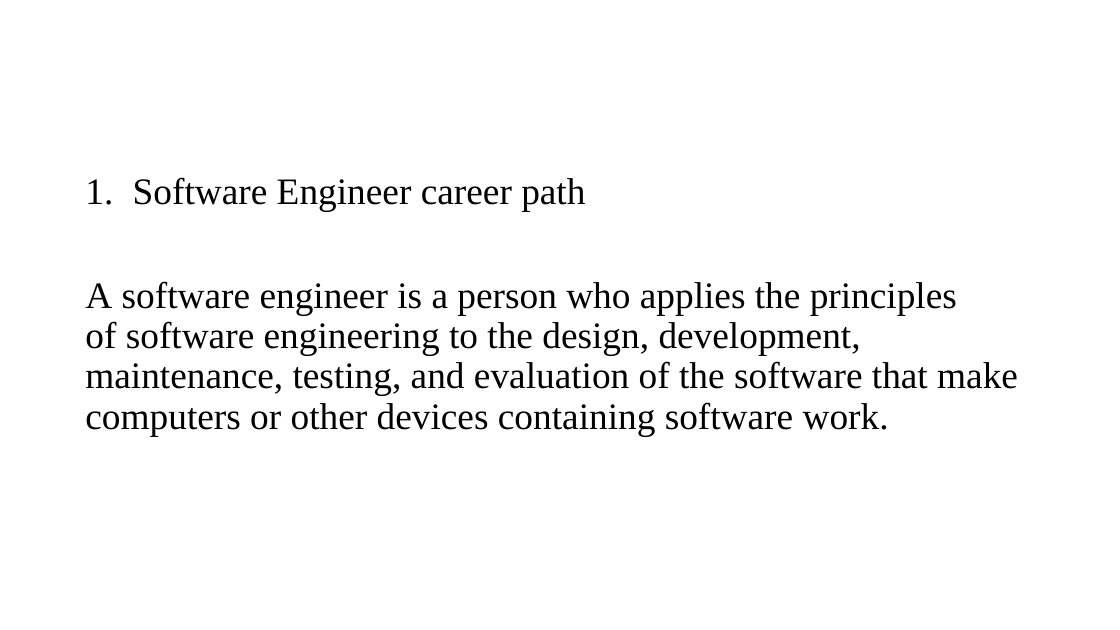
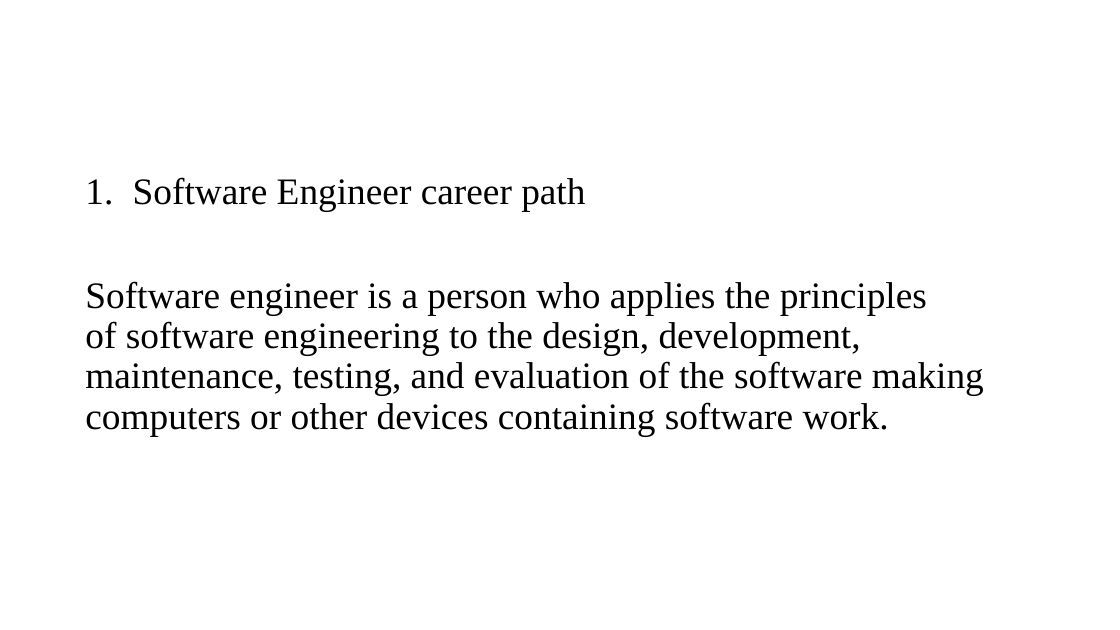
Before and after one commit to ngohungphuc/Presentation, a slide deck: slide 4 of SE.pptx. Drawn at 1120x630 pixels with LibreOffice and Linux fonts; fonts in the diff are those of the drawing. Boxes give left, top, right and bottom in pixels: in the first picture for what was removed or moved away, otherwise in the second. Text is boxed around its words. In the diff, an @@ line names an element or a change of style, - is before the commit and + after.

Commit message:
update slide

```diff
--- a/SE.pptx
+++ b/SE.pptx
@@ text at (85,281,984,436): text changed @@
-A software engineer is a person who applies the principles of software engineering to the design, development, maintenance, testing, and evaluation of the software that make computers or other devices containing software work.
+Software engineer is a person who applies the principles of software engineering to the design, development, maintenance, testing, and evaluation of the software making computers or other devices containing software work.
```
Also in this commit, not shown: 7 other slides changed.
